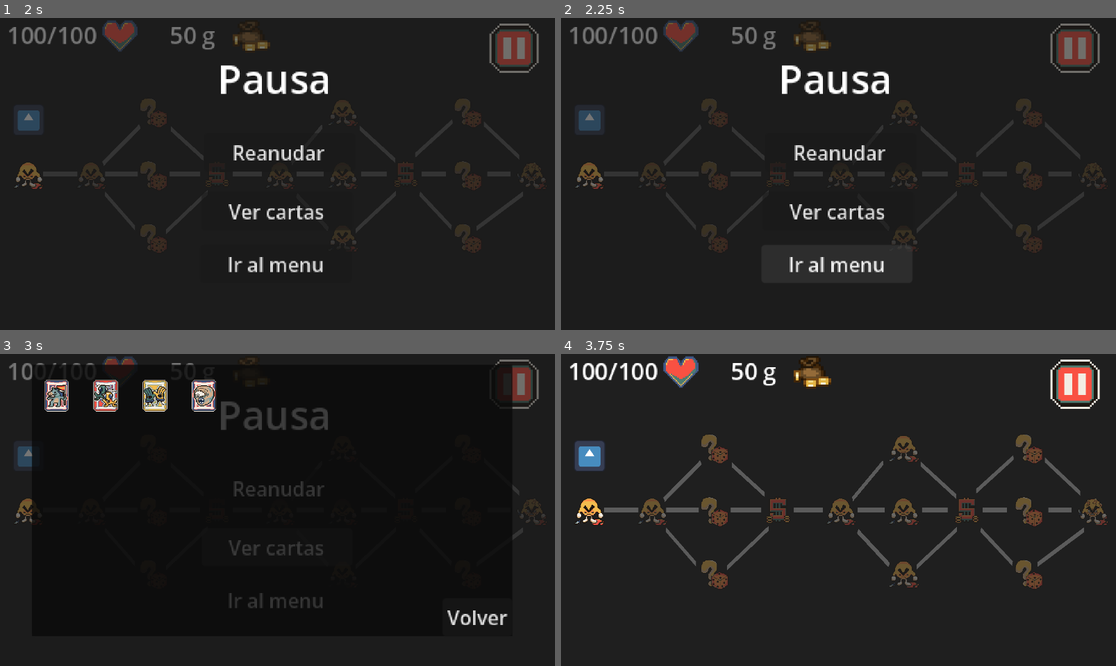
Above: before the commit, frames 1-4 (two rows, left to right).
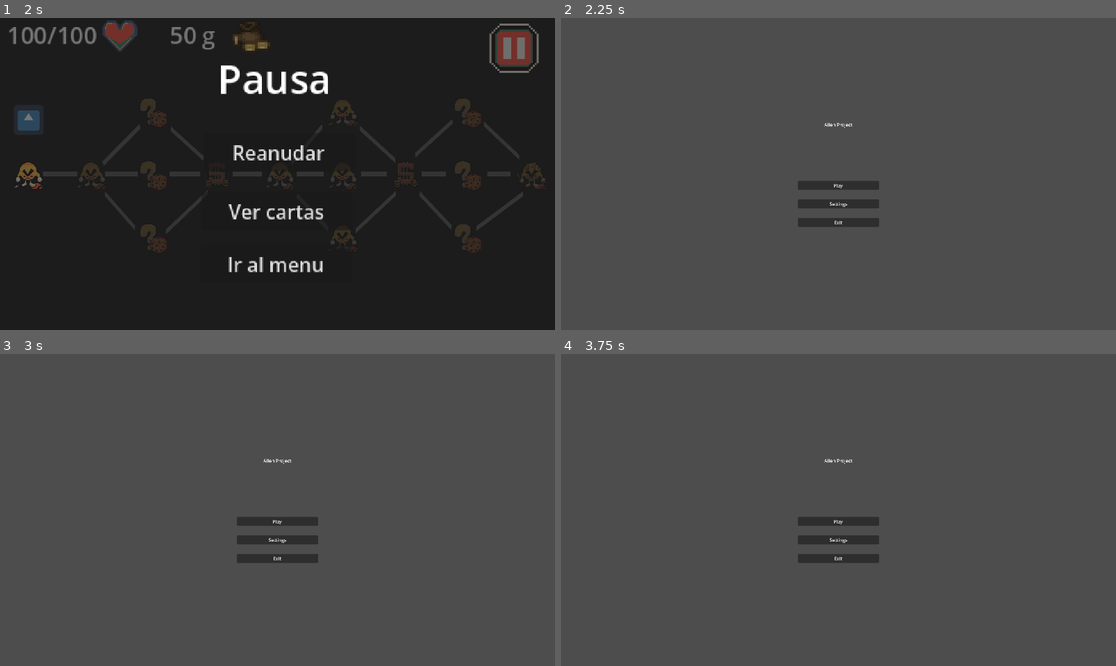
Above: after the commit, the same moments.

Repository: DarkJans19/GameJam_2026
Game: Godot game, scene res://stages/menu/menu.tscn
Same seed, same stepped clock (60 frames per second), same inputs: the game is played once before the commit and once after it. The engine's default icon, where the game draws it, is replaced by a stand-in: a white triangle on a blue panel in a dark square.
Inputs (mouse positions are in pixels of both pictures, inside the frame that each line leads up to):
- Up to frame 1 (2 s): click "Play" at 0.5 s; click (516, 49) at 1.25 s
- Up to frame 2 (2.25 s): click "Ir al menu" at 2 s
- Up to frame 3 (3 s): click (277, 547) at 2.75 s, where only the run before the commit has a clickable "Ver cartas"
- Up to frame 4 (3.75 s): click (1038, 616) at 3.5 s, where only the run before the commit has a clickable "Volver"

Frame 1 is identical in both runs. In frame 2, 98% of the frame differs, in the area x 0-100%, y 0-100%; in frame 3, 99%; in frame 4, 96%.

Commit message:
configuraciones generales adicionales

Diff:
--- a/entities/enemy/enemy.tscn
+++ b/entities/enemy/enemy.tscn
@@ -1,7 +1,7 @@
 [gd_scene format=3 uid="uid://ddme1kmoeqdfn"]
 
 [ext_resource type="Script" uid="uid://do1uql0fkvybh" path="res://entities/enemy/enemy.gd" id="1_im2q6"]
-[ext_resource type="Texture2D" uid="uid://ccn6rm8mtgs41" path="res://assets/icon.svg" id="3_3fvr7"]
+[ext_resource type="Texture2D" uid="uid://dfmogskwcc8pj" path="res://assets/UI/UI selected enemy.png" id="2_im2q6"]
 
 [sub_resource type="Animation" id="Animation_im2q6"]
 length = 0.001
@@ -114,9 +114,9 @@
 libraries/ = SubResource("AnimationLibrary_d50e0")
 
 [node name="SelectionCursor" type="Sprite2D" parent="." unique_id=901802733]
-position = Vector2(0, -75)
-scale = Vector2(0.2, 0.2)
-texture = ExtResource("3_3fvr7")
+position = Vector2(0, -70)
+scale = Vector2(1.5, 1.5)
+texture = ExtResource("2_im2q6")
 
 [node name="HealthBar" type="ProgressBar" parent="." unique_id=1158220706]
 clip_children = 2
--- a/stages/shop/shop.gd
+++ b/stages/shop/shop.gd
@@ -68,7 +68,7 @@
 		card_data_ofertada = load(ruta_carta_ofertada)
 		if card_data_ofertada and sprite_luna:
 			sprite_luna.texture = card_data_ofertada.image
-			sprite_luna.scale = Vector2(2.5, 2.5)
+			sprite_luna.scale = Vector2(0.95, 0.95)
 	else:
 		if btn_luna: btn_luna.disabled = true
 		if label_luna: label_luna.text = "Agotado"
@@ -136,16 +136,16 @@
 func _mostrar_estado_actual() -> void:
 	if descripcion_general:
 		descripcion_general.clear()
-		var estado_texto = "[center][b]TIENDA ESTELAR[/b]\n"
+		var estado_texto = "[center][b]Tienda de Alirio[/b]\n"
 		estado_texto += "Oro: [color=yellow]" + str(game_manager.oro) + "[/color] | "
 		estado_texto += "HP: [color=green]" + str(game_manager.vida_actual_jugador) + "/" + str(game_manager.vida_max_jugador) + "[/color]\n\n"
-		estado_texto += "\"Inspecciona la mercancía pasando el cursor.\"[/center]"
+		estado_texto += "\"Bienvenido viajero, inspecciona la mercancia pasando el cursor.\"[/center]"
 		descripcion_general.append_text(estado_texto)
 
 func _mostrar_feedback(texto: String) -> void:
 	if descripcion_general:
 		descripcion_general.clear()
-		var estado_texto = "[center][b]TIENDA ESTELAR[/b]\n"
+		var estado_texto = "[center][b]Tienda de Alirio[/b]\n"
 		estado_texto += "Oro: [color=yellow]" + str(game_manager.oro) + "[/color] | "
 		estado_texto += "HP: [color=green]" + str(game_manager.vida_actual_jugador) + "/" + str(game_manager.vida_max_jugador) + "[/color]\n\n"
 		estado_texto += texto + "[/center]"
--- a/stages/shop/shop.tscn
+++ b/stages/shop/shop.tscn
@@ -2,13 +2,8 @@
 
 [ext_resource type="Texture2D" uid="uid://cgh8itya8jdjf" path="res://entities/player/cards/assets/Balatro.jpg" id="1_if3u5"]
 [ext_resource type="Script" uid="uid://b3ap5f216vjks" path="res://stages/shop/shop.gd" id="1_w58nr"]
-
-[sub_resource type="Gradient" id="Gradient_if3u5"]
-colors = PackedColorArray(0, 0, 0, 1, 0, 0, 0, 1)
-
-[sub_resource type="GradientTexture1D" id="GradientTexture1D_w58nr"]
-gradient = SubResource("Gradient_if3u5")
-width = 25
+[ext_resource type="Texture2D" uid="uid://cxh82feibry64" path="res://assets/Escenario/Store Midground.png" id="2_as8v6"]
+[ext_resource type="Texture2D" uid="uid://jsuiejuy5f5j" path="res://assets/UI/UI HP - Copy.png" id="4_dujof"]
 
 [node name="Shop" type="Control" unique_id=589026888]
 layout_mode = 3
@@ -17,9 +12,9 @@
 metadata/_edit_lock_ = true
 
 [node name="Sprite2D" type="Sprite2D" parent="." unique_id=1937438849]
-position = Vector2(5.00679e-06, 1.9999986)
-scale = Vector2(14.079999, 210.00002)
-texture = SubResource("GradientTexture1D_w58nr")
+position = Vector2(-1.2124834, -1.0000014)
+scale = Vector2(1.051328, 1.0222222)
+texture = ExtResource("2_as8v6")
 
 [node name="Camera2D" type="Camera2D" parent="." unique_id=1571825055]
 z_index = 5
@@ -35,78 +30,53 @@
 offset_bottom = -2.0
 
 [node name="cartaLunar" type="Sprite2D" parent="ObjetoCartaLunar" unique_id=1718713195]
-position = Vector2(50, 40.000004)
-scale = Vector2(0.32294846, 0.24038461)
+position = Vector2(39.000004, 43.000004)
+scale = Vector2(0.25425774, 0.21634616)
 texture = ExtResource("1_if3u5")
 
-[node name="mejora" type="Sprite2D" parent="." unique_id=329146328]
-position = Vector2(-2.9999998, -35.5)
-scale = Vector2(0.311, 0.25)
-texture = ExtResource("1_if3u5")
+[node name="vida" type="Sprite2D" parent="." unique_id=1999037954]
+position = Vector2(98.99999, -31.999996)
+scale = Vector2(0.293366, 0.24807692)
+texture = ExtResource("4_dujof")
 
-[node name="Label" type="Label" parent="mejora" unique_id=841236949]
-offset_left = -68.04143
-offset_top = 146.38023
-offset_right = 81.95857
-offset_bottom = 185.38023
+[node name="Label" type="Label" parent="vida" unique_id=1315266365]
+offset_left = -105.67004
+offset_top = 124.96123
+offset_right = 110.32996
+offset_bottom = 163.96123
 theme_override_font_sizes/font_size = 28
-text = "Mejora 35g"
-metadata/_edit_use_anchors_ = true
+text = "Vida (25 HP) 30g"
 
-[node name="comprarMejora" type="Button" parent="mejora" unique_id=1629335636]
-offset_left = -60.0
-offset_top = 200.0
-offset_right = 65.0
-offset_bottom = 260.0
+[node name="comprarVida" type="Button" parent="vida" unique_id=280964922]
+offset_left = -57.948074
+offset_top = 165.2713
+offset_right = 60.234505
+offset_bottom = 217.67441
 theme_override_font_sizes/font_size = 20
 text = "Comprar"
-metadata/_edit_use_anchors_ = true
-
-[node name="vida" type="Sprite2D" parent="." unique_id=1999037954]
-position = Vector2(97, -35.5)
-scale = Vector2(0.329, 0.25)
-texture = ExtResource("1_if3u5")
-
-[node name="Label" type="Label" parent="vida" unique_id=1315266365]
-offset_left = -104.239655
-offset_top = 146.38023
-offset_right = 111.760345
-offset_bottom = 185.38023
-theme_override_font_sizes/font_size = 28
-text = "Vida (25 HP) 30g"
-metadata/_edit_use_anchors_ = true
-
-[node name="comprarVida" type="Button" parent="vida" unique_id=280964922]
-offset_left = -60.0
-offset_top = 200.0
-offset_right = 65.0
-offset_bottom = 260.0
-theme_override_font_sizes/font_size = 20
-text = "Comprar"
-metadata/_edit_use_anchors_ = true
 
 [node name="labelLuna" type="Label" parent="vida" unique_id=1689528023]
-offset_left = -668.69305
-offset_top = 146.0
-offset_right = -454.69305
-offset_bottom = 187.6
-theme_override_font_sizes/font_size = 28
+offset_left = -787.4123
+offset_top = 128.99225
+offset_right = -603.4123
+offset_bottom = 167.99225
+theme_override_font_sizes/font_size = 24
 text = "Carta Lunar 50g"
 
 [node name="comprarLuna" type="Button" parent="vida" unique_id=832953891]
-offset_left = -617.02136
-offset_top = 206.0
-offset_right = -505.50372
-offset_bottom = 260.08002
+offset_left = -739.69037
+offset_top = 169.30232
+offset_right = -628.1727
+offset_bottom = 223.38234
 theme_override_font_sizes/font_size = 20
 text = "Comprar"
 
 [node name="ColorRect2" type="PanelContainer" parent="vida" unique_id=1377136717]
 custom_minimum_size = Vector2(70, 0)
-offset_left = -680.8511
-offset_top = -161.99997
-offset_right = -445.5194
-offset_bottom = 141.67996
+offset_left = -777.1862
+offset_top = -153.17831
+offset_right = -579.481
+offset_bottom = 124.96121
 size_flags_horizontal = 0
 size_flags_vertical = 0
 mouse_filter = 2
@@ -125,10 +95,10 @@
 
 [node name="ColorRect" type="PanelContainer" parent="vida" unique_id=502598602]
 custom_minimum_size = Vector2(150, 0)
-offset_left = -756.839
-offset_top = 299.99994
-offset_right = 38.953613
-offset_bottom = 468.47998
+offset_left = -869.2214
+offset_top = 274.10852
+offset_right = 34.885925
+offset_bottom = 464.69766
 size_flags_horizontal = 0
 size_flags_vertical = 0
 mouse_filter = 2
@@ -146,9 +116,9 @@
 scroll_active = false
 
 [node name="salir" type="Button" parent="vida" unique_id=1867527717]
-offset_left = 60.790253
-offset_top = 342.0
-offset_right = 140.79025
-offset_bottom = 397.0
+offset_left = 64.76555
+offset_top = 366.82172
+offset_right = 184.07047
+offset_bottom = 423.25583
 theme_override_font_sizes/font_size = 34
 text = "Salir"
--- a/stages/ui/pause.gd
+++ b/stages/ui/pause.gd
@@ -3,10 +3,15 @@
 
 @export var return_scene : String = "res://stages/map/map.tscn"
 
-@onready var card_container = $cardsContainer
-@onready var grid_container = $cardsContainer/GridContainer
-@onready var volver_btn = $cardsContainer/volver
+@onready var panel_container: PanelContainer = $PanelContainer
+@onready var label_pausa: Label = $Label
+@onready var resume_btn: Button = $resume
+@onready var menu_btn: Button = $menu
+@onready var ver_cartas_btn: Button = $verCartas
 
+@onready var card_container: PanelContainer = $cardsContainer
+@onready var grid_container: GridContainer = $cardsContainer/GridContainer
+@onready var volver_btn: Button = $cardsContainer/volver
 @onready var descripcion_carta: RichTextLabel = $cardsContainer/ColorRect2/DescripcionCartaLunar
 
 var contenedor_descripcion: Control
@@ -18,7 +23,7 @@
 	contenedor_descripcion = descripcion_carta.get_parent()
 	contenedor_descripcion.hide()
 
-	descripcion_carta.add_theme_font_size_override("normal_font_size", 8)
+	descripcion_carta.add_theme_font_size_override("normal_font_size", 12)
 
 	if not volver_btn.pressed.is_connected(_on_volver_pressed):
 		volver_btn.pressed.connect(_on_volver_pressed)
@@ -31,6 +36,8 @@
 
 func pause_game() -> void:
 	show()
+	_set_menu_base_visible(true)
+	card_container.hide()
 	get_tree().paused = true
 
 func resume_game() -> void:
@@ -39,6 +46,7 @@
 	card_container.hide()
 
 func abrir_coleccion() -> void:
+	_set_menu_base_visible(false)
 	card_container.show()
 	_cargar_cartas()
 
@@ -46,21 +54,28 @@
 	abrir_coleccion()
 
 func _on_volver_pressed() -> void:
+	_hide_card_description()
 	card_container.hide()
-	contenedor_descripcion.hide()
+	_set_menu_base_visible(true)
+
+func _set_menu_base_visible(is_visible: bool) -> void:
+	panel_container.visible = is_visible
+	label_pausa.visible = is_visible
+	resume_btn.visible = is_visible
+	menu_btn.visible = is_visible
+	ver_cartas_btn.visible = is_visible
 
 func _cargar_cartas() -> void:
 	for child in grid_container.get_children():
 		child.queue_free()
 
-	grid_container.columns = 5
+	grid_container.columns = 10
 
 	for ruta_carta in game_manager.mazo_jugador:
 		if not ResourceLoader.exists(ruta_carta):
 			continue
 
 		var card_data = load(ruta_carta)
-
 		if card_data == null:
 			continue
 
@@ -73,20 +88,13 @@
 		texture.expand_mode = TextureRect.EXPAND_IGNORE_SIZE
 		texture.stretch_mode = TextureRect.STRETCH_KEEP_ASPECT_CENTERED
 		texture.custom_minimum_size = Vector2(20, 30)
-		texture.position = Vector2(10, 10)
+		texture.position = Vector2(1, 1)
 		texture.mouse_filter = Control.MOUSE_FILTER_IGNORE
 
 		slot.add_child(texture)
 
-		slot.mouse_entered.connect(
-			func():
-				_show_card_description(card_data)
-		)
-
-		slot.mouse_exited.connect(
-			func():
-				_hide_card_description()
-		)
+		slot.mouse_entered.connect(func(): _show_card_description(card_data))
+		slot.mouse_exited.connect(func(): _hide_card_description())
 
 		grid_container.add_child(slot)
 
@@ -95,9 +103,7 @@
 		return
 
 	descripcion_carta.clear()
-
 	var moon_phase_str = "NORMAL"
-
 	if card_data.get("type") != null:
 		moon_phase_str = str(card_data.type)
 
@@ -107,7 +113,6 @@
 	texto_completo += card_data.description + "[/center]"
 
 	descripcion_carta.append_text(texto_completo)
-
 	contenedor_descripcion.show()
 
 func _hide_card_description() -> void:
@@ -121,13 +126,9 @@
 	get_tree().paused = false
 	get_tree().change_scene_to_file(return_scene)
 
-
-func _on_button_pressed() -> void:
+func _on_menu_pressed() -> void:
 	get_tree().paused = false
 	hide()
-
 	await get_tree().process_frame
-
 	game_manager.reset_progress()
-
 	get_tree().change_scene_to_file("res://stages/menu/menu.tscn")
--- a/stages/ui/pause.tscn
+++ b/stages/ui/pause.tscn
@@ -57,10 +57,11 @@
 
 [node name="ColorRect" type="ColorRect" parent="cardsContainer" unique_id=1339930607]
 layout_mode = 2
-color = Color(0, 0, 0, 0.48235294)
+color = Color(0, 0, 0, 1)
 metadata/_edit_lock_ = true
 
 [node name="GridContainer" type="GridContainer" parent="cardsContainer" unique_id=535151001]
+custom_minimum_size = Vector2(390, 200)
 layout_mode = 2
 theme_override_constants/h_separation = 20
 theme_override_constants/v_separation = 20
@@ -72,8 +73,7 @@
 text = "Volver"
 
 [node name="ColorRect2" type="PanelContainer" parent="cardsContainer" unique_id=1732652680]
-visible = false
-custom_minimum_size = Vector2(70, 0)
+custom_minimum_size = Vector2(300, 0)
 layout_mode = 2
 size_flags_horizontal = 0
 size_flags_vertical = 8
@@ -83,15 +83,15 @@
 layout_mode = 2
 size_flags_vertical = 4
 mouse_filter = 2
-theme_override_font_sizes/normal_font_size = 8
-theme_override_font_sizes/bold_font_size = 8
-theme_override_font_sizes/bold_italics_font_size = 8
-theme_override_font_sizes/italics_font_size = 8
-theme_override_font_sizes/mono_font_size = 8
+theme_override_font_sizes/normal_font_size = 12
+theme_override_font_sizes/bold_font_size = 12
+theme_override_font_sizes/bold_italics_font_size = 12
+theme_override_font_sizes/italics_font_size = 12
+theme_override_font_sizes/mono_font_size = 12
 fit_content = true
 scroll_active = false
 
 [connection signal="pressed" from="resume" to="." method="_on_resume_pressed"]
 [connection signal="pressed" from="menu" to="." method="_on_menu_pressed"]
 [connection signal="pressed" from="verCartas" to="." method="_on_ver_cartas_pressed"]
-[connection signal="pressed" from="cardsContainer/volver" to="." method="_on_resume_pressed"]
+[connection signal="pressed" from="cardsContainer/volver" to="." method="_on_volver_pressed"]
Not shown, added: assets/Cartas/Efectos Extra/Devolver Luna.png.import
Not shown, added: assets/Cartas/Efectos Extra/Ladron.png.import
Not shown, added: assets/Cartas/Efectos Extra/Mas Daño.png.import
Not shown, added: assets/Cartas/Efectos Extra/Mas Moneda.png.import
Not shown, added: assets/Cartas/Efectos Extra/Mas Vida.png.import
Not shown, added: assets/Cartas/Efectos Extra/Sacri Dos Cartas.png.import
Not shown, added: assets/Cartas/Efectos Extra/Sacri Tres Coins.png.import
Not shown, added: assets/Cartas/Efectos Extra/Saltar Luna.png.import
Not shown, added: assets/Enemies/Galapagus.png.import
Not shown, added: assets/Enemies/Henrik.png.import
Not shown, added: assets/Enemies/Marco.png.import
Not shown, added: assets/Enemies/Ratoncoptero.png.import
(and 6 more such lines)
